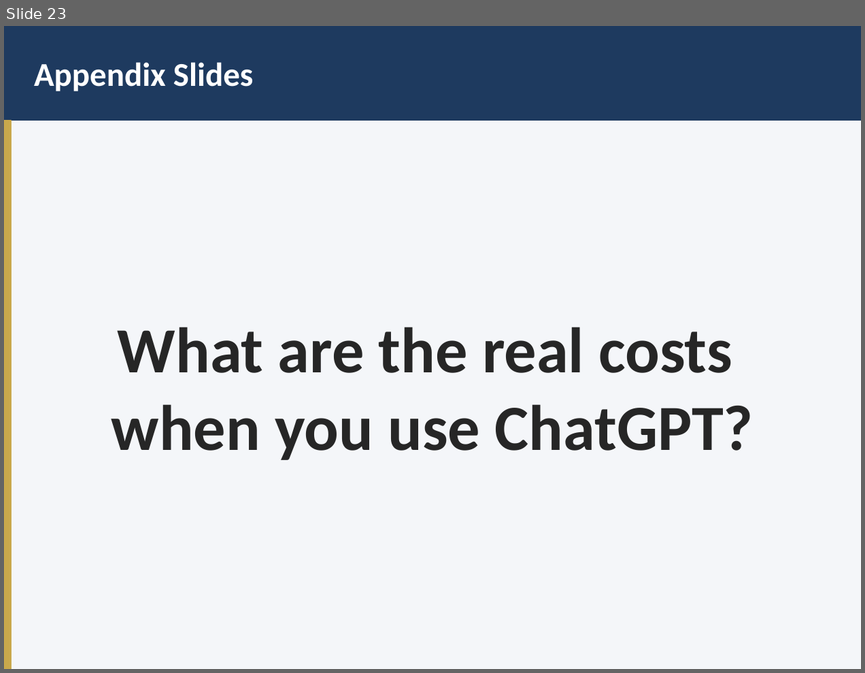
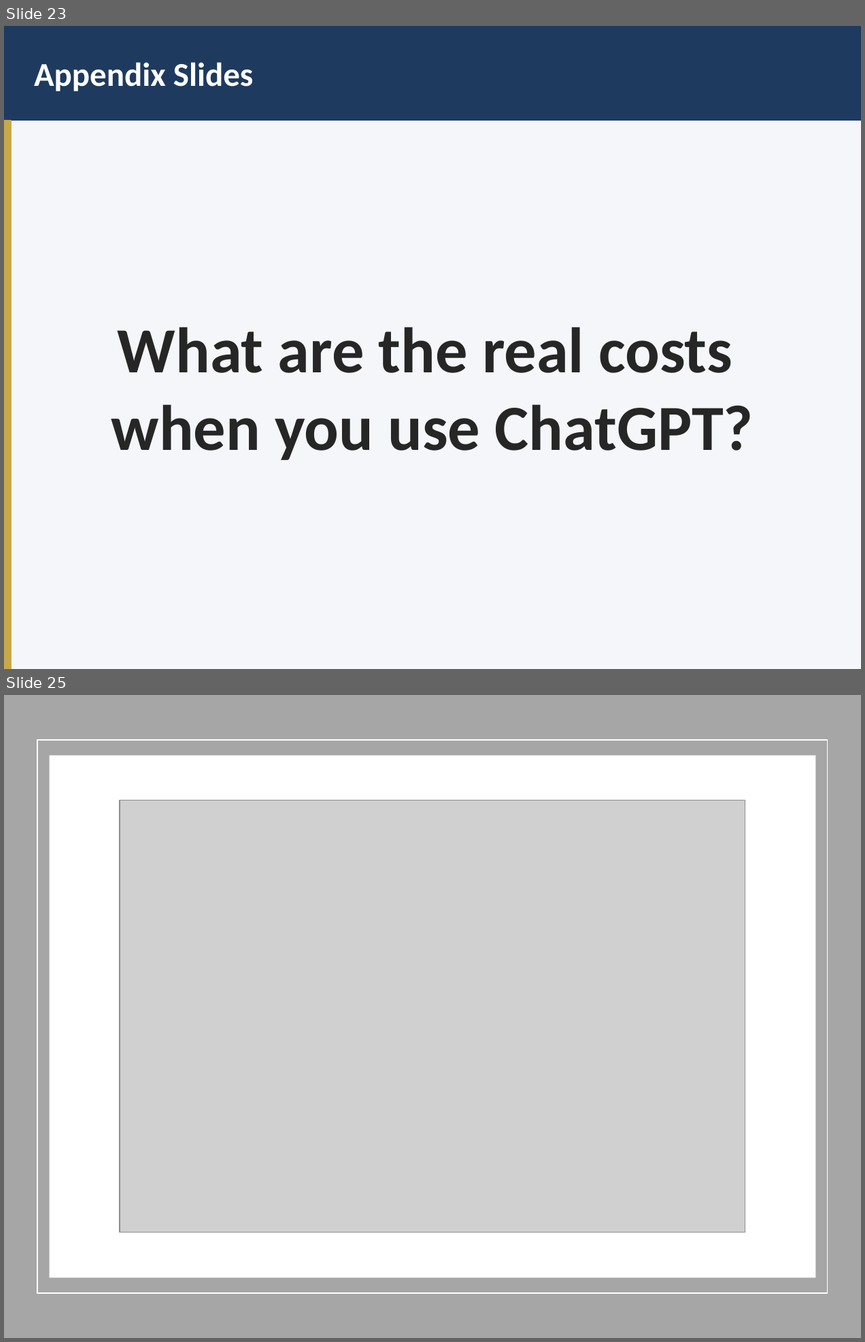
Before and after one commit to jweisenfeld/AI, a slide deck: pmc1/PMC-AI-Technical-Overview.pptx. Shown one above the other, each under a label of ours: slide 23 before the commit, slides 23 and 25 after it; the slides between them are not shown. The pictures are 865x673 and 865x1342 pixels, drawn with LibreOffice and Linux fonts; fonts in the diff are those of the drawing; grey boxes stand for pictures. Boxes give left, top, right and bottom in pixels: in the first picture for what was removed or moved away, otherwise in the second. Text is boxed around its words. In the diff, an @@ line names an element or a change of style, - is before the commit and + after.

```diff
--- a/pmc1/PMC-AI-Technical-Overview.pptx
+++ b/pmc1/PMC-AI-Technical-Overview.pptx
@@ slide 25 added at (4,695,861,1338), background #FFFFFF @@
@@ rectangle added at (4,695,861,1338), fill #A6A6A6 @@
@@ rectangle added at (37,741,827,1293), outline #FFFFFF 1 pt @@
@@ rectangle added at (50,755,815,1277), fill #FFFFFF @@
@@ picture added at (120,800,745,1232) @@
```
Also in this commit, not shown: 1 other slide added, 1 other file.
